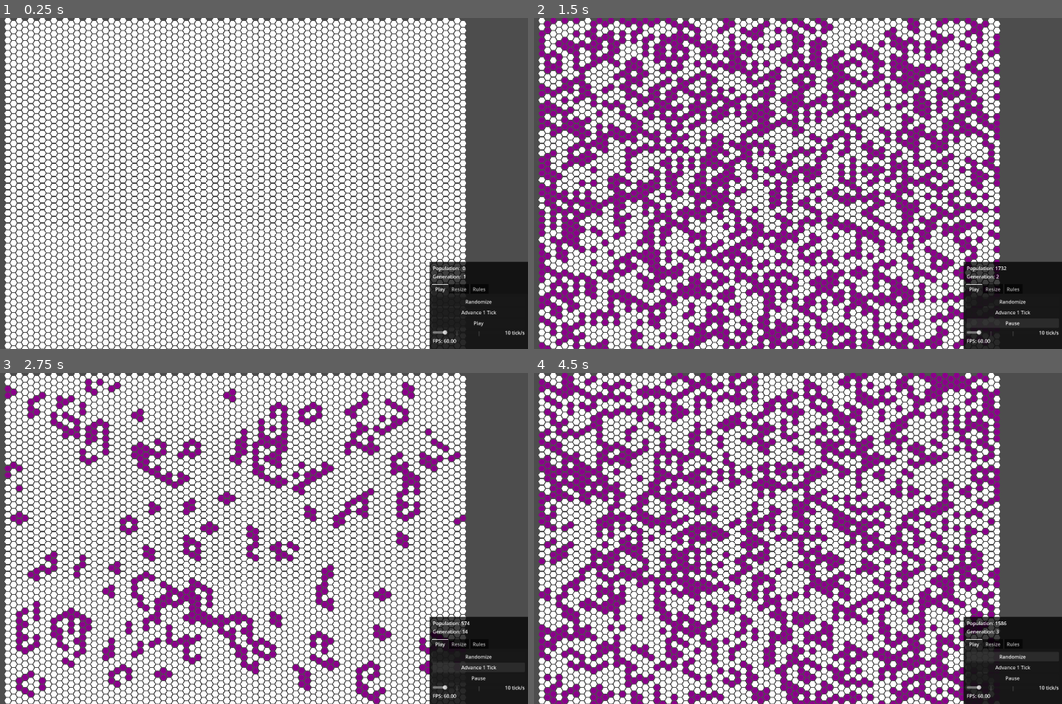
Above: before the commit, frames 1-4 (two rows, left to right).
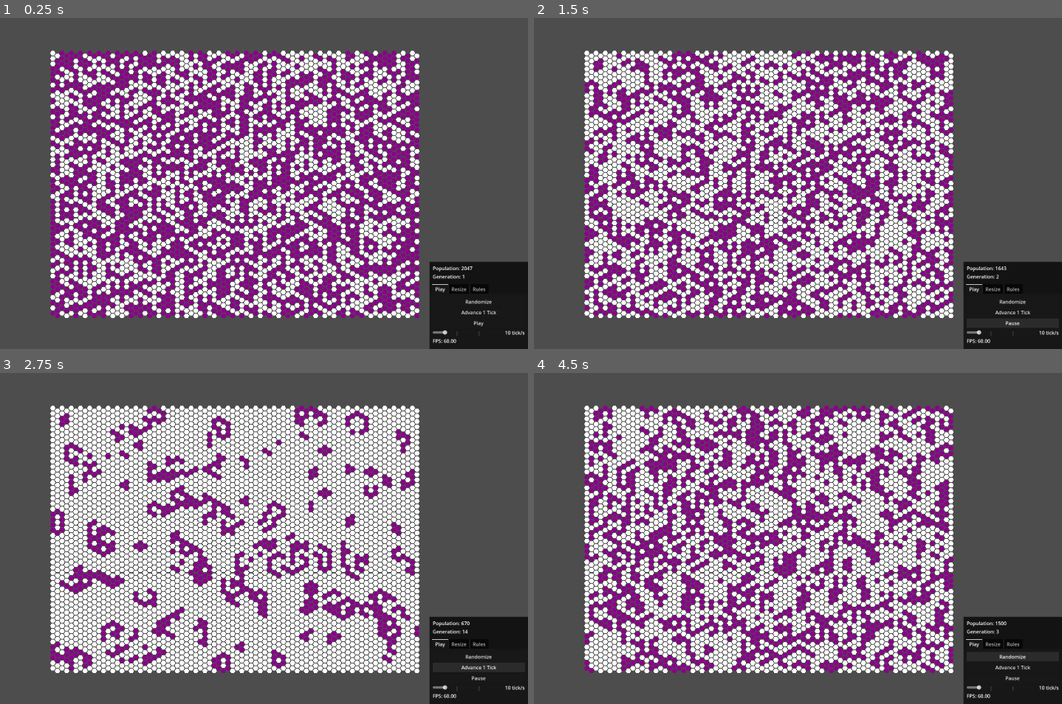
Above: after the commit, the same moments.

Repository: super-Colin/godot-hexagon-life
Game: Godot game, scene res://game.tscn
Same seed, same stepped clock (60 frames per second), same inputs: the game is played once before the commit and once after it.
Inputs:
- Up to frame 1 (0.25 s): no input
- Up to frame 2 (1.5 s): click "Randomize" at 0.5 s; click "Play" at 1.25 s
- Up to frame 3 (2.75 s): click "Advance 1 Tick" at 2 s
- Up to frame 4 (4.5 s): click "Randomize" at 2.75 s; click "Advance 1 Tick" at 3.5 s; click "Randomize" at 4.25 s

The runs differ from the first frame. In frame 1, 66% of the frame differs, in the area x 0-90%, y 0-100%; in frame 2, 64%; in frame 3, 60%; in frame 4, 63%.

Commit message:
can remake grid size through UI

Diff:
--- a/Utilities.gd
+++ b/Utilities.gd
@@ -7,7 +7,16 @@
 
 
 
-
+func is_game_hitting_target_fps(delta, targetFps=-1, fallbackFps=60):
+	if not targetFps:
+		targetFps = Engine.max_fps
+		if not targetFps:
+			targetFps = DisplayServer.screen_get_refresh_rate()
+			if not targetFps:
+				targetFps = fallbackFps
+	if delta < 1.0/targetFps:
+		return false
+	return true
 
 
 
--- a/game.gd
+++ b/game.gd
@@ -3,6 +3,10 @@
 
 
 
+
+
+func _ready() -> void:
+	Globals.randomizeGrid()
 
 
 
--- a/game.tscn
+++ b/game.tscn
@@ -29,7 +29,7 @@
 [node name="Camera2D" type="Camera2D" parent="."]
 unique_name_in_owner = true
 position = Vector2(2931, 2126)
-zoom = Vector2(0.25, 0.25)
+zoom = Vector2(0.2, 0.2)
 
 [node name="CanvasLayer" type="CanvasLayer" parent="."]
 
--- /dev/null
+++ b/ui/ui_resize_grid.gd
@@ -0,0 +1,36 @@
+extends VBoxContainer
+
+
+
+
+
+
+
+
+func _ready() -> void:
+	%RemakeButton.pressed.connect(remakeGridWithNewSize)
+
+
+
+func remakeGridWithNewSize():
+	if "refreshGrid" in Globals.gridRef:
+		Globals.gridRef.gridSize = Vector2(%XSpinBox.value, %YSpinBox.value)
+		Globals.gridRef.refreshGrid()
+
+
+
+
+
+
+
+
+
+
+
+
+
+
+
+
+
+#
--- a/ui/ui_resize_grid.tscn
+++ b/ui/ui_resize_grid.tscn
@@ -1,8 +1,11 @@
-[gd_scene format=3 uid="uid://nubxwwy4q17e"]
+[gd_scene load_steps=2 format=3 uid="uid://nubxwwy4q17e"]
+
+[ext_resource type="Script" uid="uid://d1cvyoi53lbii" path="res://ui/ui_resize_grid.gd" id="1_5vnja"]
 
 [node name="ResizeGrid" type="VBoxContainer"]
 offset_right = 213.0
 offset_bottom = 43.0
+script = ExtResource("1_5vnja")
 
 [node name="HBoxContainer" type="HBoxContainer" parent="."]
 layout_mode = 2
@@ -12,9 +15,11 @@
 text = "X:"
 
 [node name="XSpinBox" type="SpinBox" parent="HBoxContainer"]
+unique_name_in_owner = true
 layout_mode = 2
 min_value = 5.0
-value = 10.0
+max_value = 200.0
+value = 80.0
 rounded = true
 allow_greater = true
 
@@ -23,13 +28,16 @@
 text = "Y:"
 
 [node name="YSpinBox" type="SpinBox" parent="HBoxContainer"]
+unique_name_in_owner = true
 layout_mode = 2
 min_value = 5.0
-value = 10.0
+max_value = 250.0
+value = 50.0
 rounded = true
 allow_greater = true
 
-[node name="Button" type="Button" parent="."]
+[node name="RemakeButton" type="Button" parent="."]
+unique_name_in_owner = true
 layout_mode = 2
 focus_mode = 0
 text = "Remake Grid"
--- a/ui/ui_rules.gd
+++ b/ui/ui_rules.gd
@@ -1,5 +1,4 @@
 extends VBoxContainer
-
 
 
 
@@ -30,3 +29,11 @@
 
 func toggleRainbowAging(toggledOn):
 	Globals.rainbowAging = toggledOn
+
+
+
+
+
+
+
+#
--- a/ui/ui_rules.tscn
+++ b/ui/ui_rules.tscn
@@ -9,11 +9,23 @@
 theme_override_constants/separation = 4
 script = ExtResource("1_f4kjs")
 
-[node name="ToggleAgeButton" type="Button" parent="."]
-unique_name_in_owner = true
+[node name="HBoxContainer3" type="HBoxContainer" parent="."]
+visible = false
 layout_mode = 2
-focus_mode = 0
-text = "Randomize"
+
+[node name="Label" type="Label" parent="HBoxContainer3"]
+layout_mode = 2
+text = "Max Neighbors: "
+
+[node name="MaxAgeSpinBox" type="SpinBox" parent="HBoxContainer3"]
+layout_mode = 2
+size_flags_horizontal = 10
+theme_override_constants/buttons_width = 32
+theme_override_constants/buttons_vertical_separation = 2
+min_value = 2.0
+max_value = 5.0
+value = 4.0
+rounded = true
 
 [node name="HBoxContainer2" type="HBoxContainer" parent="."]
 layout_mode = 2
@@ -54,6 +66,7 @@
 
 [node name="RainbowAmountSpinBox" type="SpinBox" parent="AgingOptions/RainbowAging"]
 unique_name_in_owner = true
+visible = false
 layout_mode = 2
 size_flags_horizontal = 10
 theme_override_constants/buttons_width = 24
--- a/ui/ui_simulation_hud.tscn
+++ b/ui/ui_simulation_hud.tscn
@@ -69,5 +69,6 @@
 metadata/_tab_index = 2
 
 [node name="Rules" parent="SimulationHud/TabContainer/Rules" instance=ExtResource("4_tdoon")]
+custom_minimum_size = Vector2(300, 160)
 layout_mode = 2
 size_flags_vertical = 0
Not shown, changed: export_presets.cfg
Not shown, added: ui/ui_resize_grid.gd.uid
